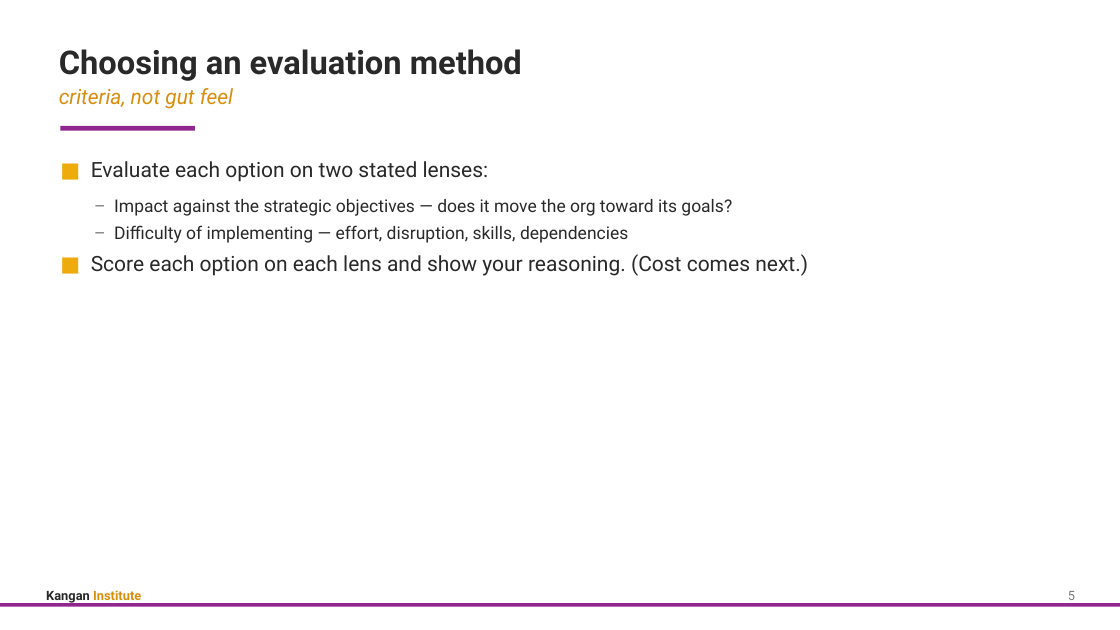
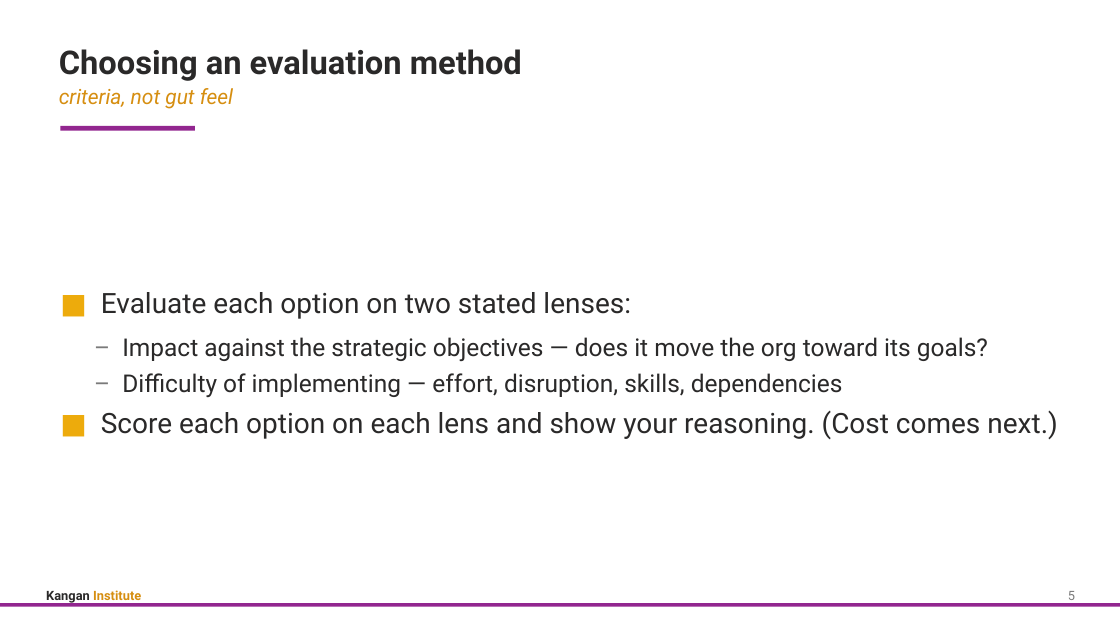
Before and after one commit to Digital-Initiatives-Kangan-Institute/diploma-cloud-cyber-content-s1, a slide deck: slide 7 of S1-CL1-Cloud-Design-Build/delivery/topic_03/Topic_03_Slides.pptx. Drawn at 1120x630 pixels with LibreOffice and Linux fonts; fonts in the diff are those of the drawing. Boxes give left, top, right and bottom in pixels: in the first picture for what was removed or moved away, otherwise in the second. Text is boxed around its words. In the diff, an @@ line names an element or a change of style, - is before the commit and + after.

```diff
--- a/S1-CL1-Cloud-Design-Build/delivery/topic_03/Topic_03_Slides.pptx
+++ b/S1-CL1-Cloud-Design-Build/delivery/topic_03/Topic_03_Slides.pptx
@@ text "■ Evaluate each option on ..." at [101,292,1057,439]: size 18 to 24 pt in "■ Evaluate each option on two stated ...", "■ Score each option on each lens ..."; size 15 to 21 pt in "– Impact against the strategic objectives — ...", "– Difficulty of implementing — effort, disruption, ..."; vertical alignment top to middle @@
```
Also in this commit, not shown: 12 other slides changed, 32 other files.
